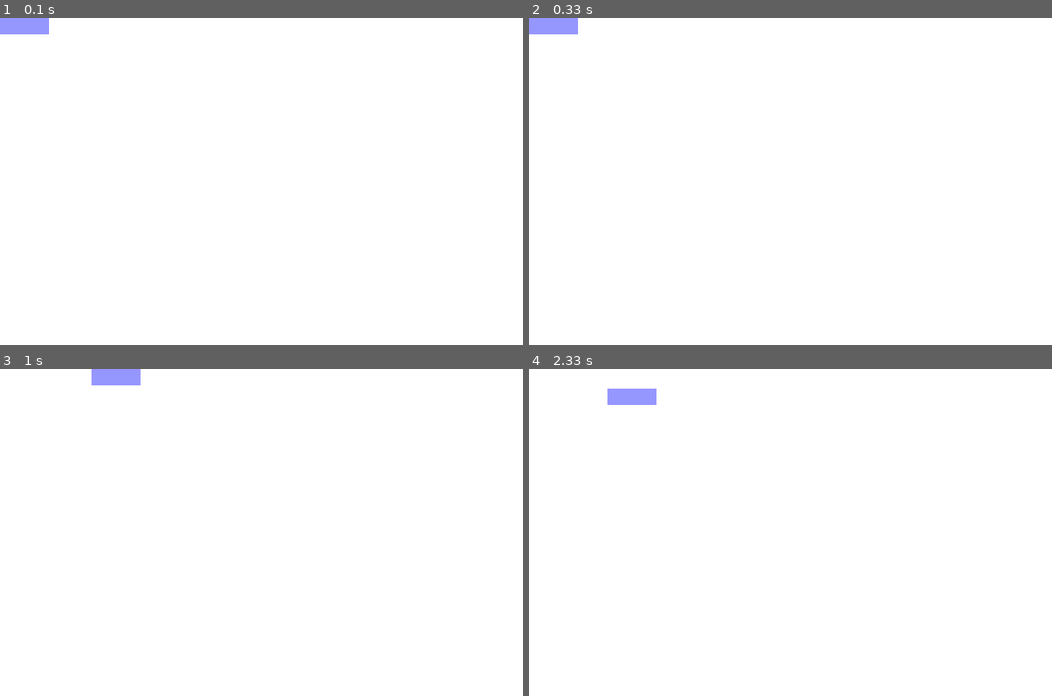
Above: before the commit, frames 1-4 (two rows, left to right).
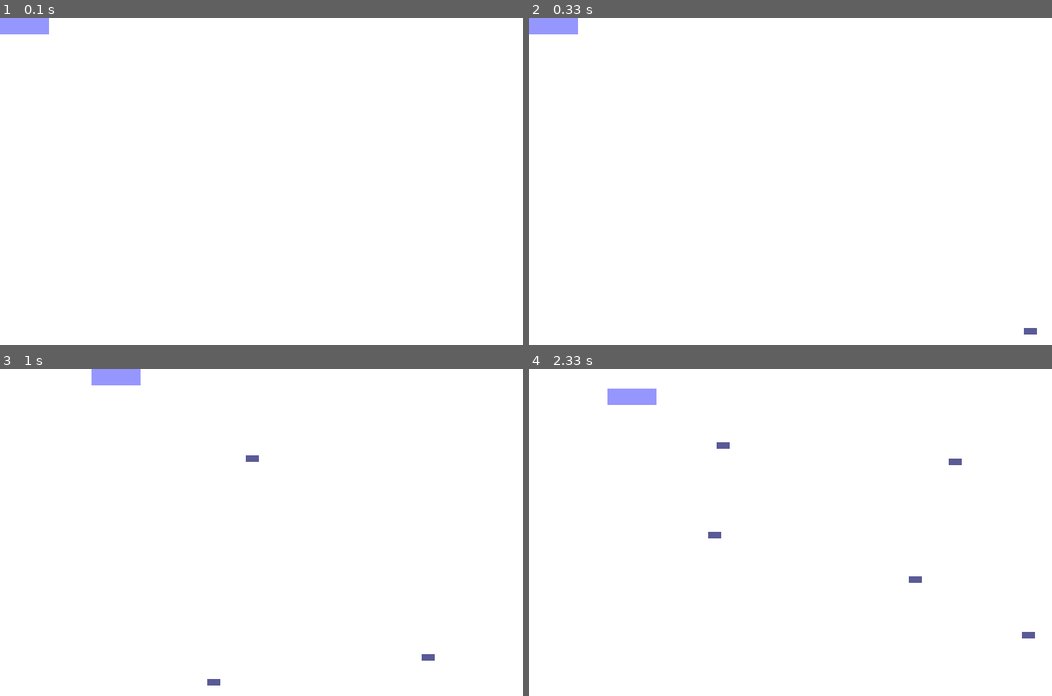
Above: after the commit, the same moments.

Repository: chriskay25/pygame-test
Game: pygame game, started from game.py
Two runs of this game, one before a commit and one after it. Both use one fixed random seed, a clock stepped at 60 frames per second and the inputs below.
Inputs:
- Up to frame 1 (0.1 s): no input
- Up to frame 2 (0.33 s): no input
- Up to frame 3 (1 s): hold Right 0.33-0.8 s; hold Up from 0.83 s (still down)
- Up to frame 4 (2.33 s): release Up at 1.13 s; hold Right 1.17-1.63 s; hold Left 1.67-2.2 s; hold Down from 2.23 s (still down)

Frame 1 is identical in both runs. In frame 2, less than 0.1% of the frame differs, in the area x 94-98%, y 94-97%; in frame 3, 0.1%; in frame 4, 0.2%, in the area x 34-97%, y 22-83%.

Commit message:
Add new enemies based on timer

Diff:
--- a/game.py
+++ b/game.py
@@ -68,6 +68,10 @@
 
     screen = pg.display.set_mode([screen_width, screen_height])
 
+    # Custom event for adding a new enemy
+    ADDENEMY = pg.USEREVENT + 1
+    pg.time.set_timer(ADDENEMY, 250)
+
     # Instantiate player.
     player = Player()
 
@@ -80,16 +84,30 @@
 
     while running:
         for event in pg.event.get():
+            # Did the user press a key?
             if event.type == KEYDOWN:
+                # If user pressed Escape key, stop loop.
                 if event.key == K_ESCAPE:
                     running = False
+
+            # If the user clicked the window close bttn, stop loop.
             elif event.type == pg.QUIT:
                 running = False
 
+            # Add new enemy
+            elif event.type == ADDENEMY:
+                # Create new enemy and add it to sprite groups.
+                new_enemy = Enemy()
+                enemies.add(new_enemy)
+                all_sprites.add(new_enemy)
+
+
         # Get all currently pressed keys.
         pressed_keys = pg.key.get_pressed()
+        player.update(pressed_keys)
 
-        player.update(pressed_keys)
+        # Update enemy position.
+        enemies.update()
 
         screen.fill((255,255,255))
 
